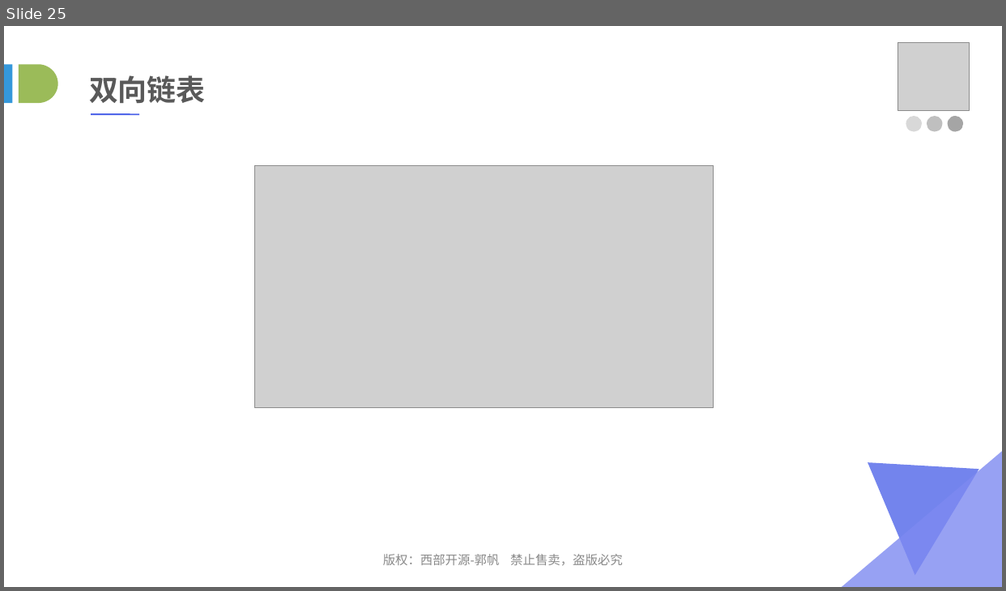
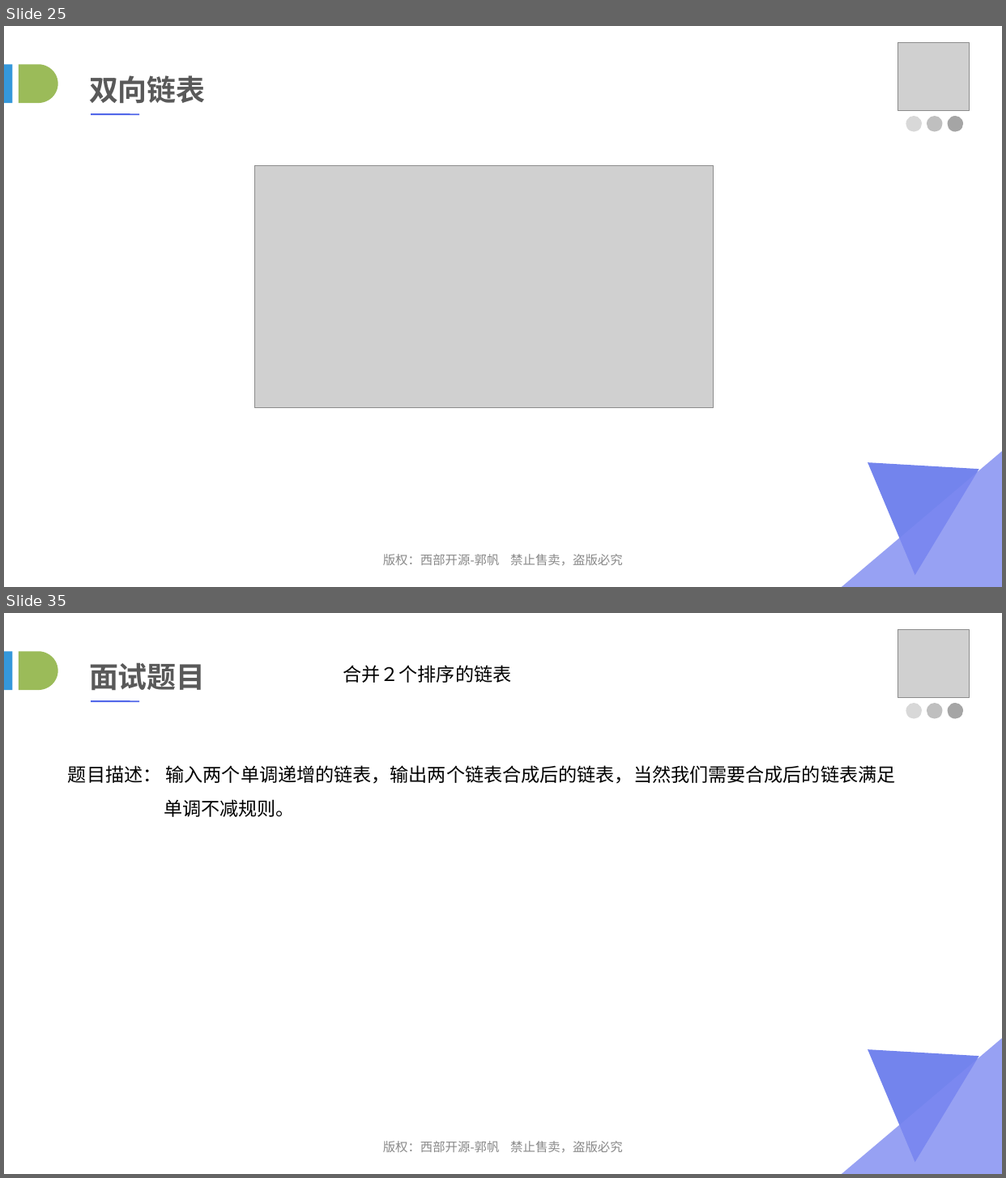
Before and after one commit to lvah/PPTSource, a slide deck: 03_数据结构与算法/03_链表.ppt. Shown one above the other, each under a label of ours: slide 25 before the commit, slides 25 and 35 after it; the slides between them are not shown. The pictures are 1006x591 and 1006x1178 pixels, drawn with LibreOffice and Linux fonts; fonts in the diff are those of the drawing; grey boxes stand for pictures. Boxes give left, top, right and bottom in pixels: in the first picture for what was removed or moved away, otherwise in the second. Text is boxed around its words. In the diff, an @@ line names an element or a change of style, - is before the commit and + after.

```diff
--- a/03_数据结构与算法/03_链表.ppt
+++ b/03_数据结构与算法/03_链表.ppt
@@ slide 35 added at [4,613,1002,1174], background #FFFFFF @@
@@ picture added at [897,629,968,696] @@
@@ rectangle added at [4,651,12,690], fill #3498DB @@
@@ flow chart delay added at [19,651,57,690], fill #9BBB59 @@
@@ text added at [89,662,206,690], 28 pt, text #595959, bold @@
+面试题目
@@ text added at [343,665,512,683], 18 pt, text #000000 @@
+合并２个排序的链表
@@ line added from (91, 701) to (139, 701), #5066E9 1.5 pt @@
@@ ellipse added at [906,703,921,718], fill #D8D8D8 @@
@@ ellipse added at [927,703,942,718], fill #BFBFBF @@
@@ ellipse added at [948,703,963,718], fill #A5A5A5 @@
@@ text added at [68,765,896,817], 18 pt, text #000000 @@
+题目描述： 输入两个单调递增的链表，输出两个链表合成后的链表，当然我们需要合成后的链表满足
+单调不减规则。
@@ freeform shape added at [841,1038,1002,1174], fill #7E8AF1 at 80% opacity @@
@@ freeform shape added at [867,1049,978,1162], fill #5066E9 at 80% opacity @@
@@ text added at [383,1141,622,1153], 12 pt, text #898989 @@
+版权：西部开源-郭帆 禁止售卖，盗版必究
```
Also in this commit, not shown: 6 slides changed, 13 other slides added, 4 other files.
